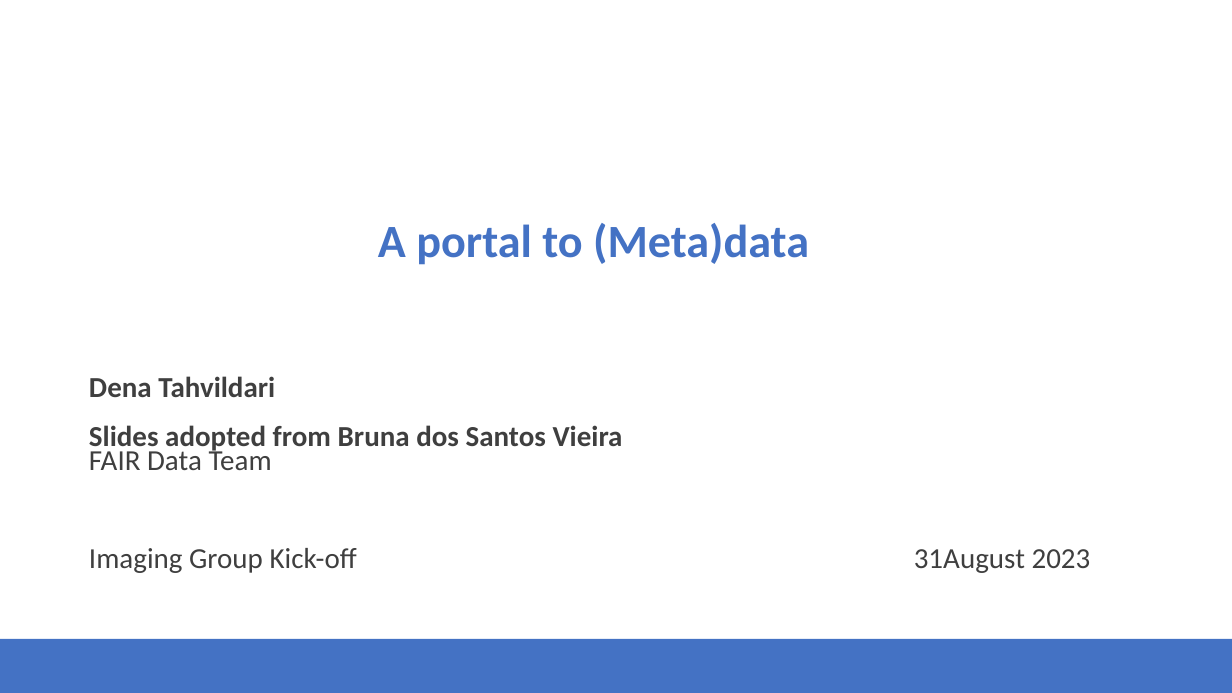
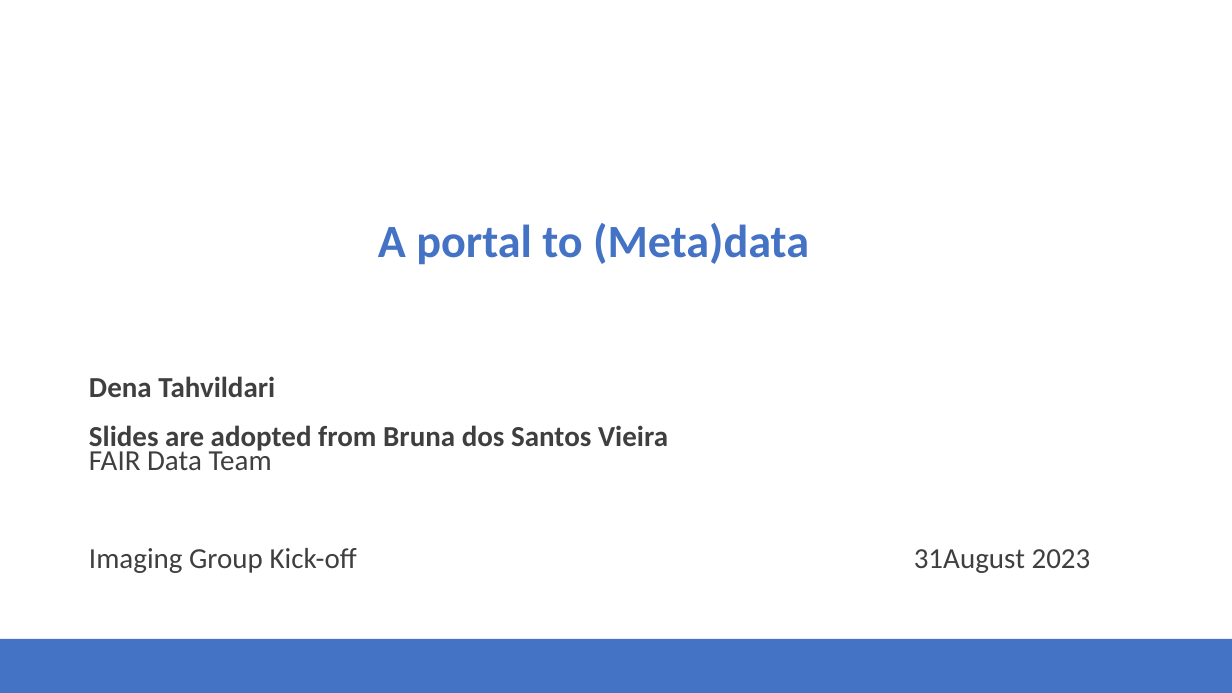
Before and after one commit to Health-RI/health-ri-metadata, a slide deck: slide 1 of Presentations/31082023HRI_Metadata_Schema_ImagingGroup_KickOff.pptx. Drawn at 1232x693 pixels with LibreOffice and Linux fonts; fonts in the diff are those of the drawing; background and template pictures are left out. Boxes give left, top, right and bottom in pixels: in the first picture for what was removed or moved away, otherwise in the second. Text is boxed around its words. In the diff, an @@ line names an element or a change of style, - is before the commit and + after.

```diff
--- a/Presentations/31082023HRI_Metadata_Schema_ImagingGroup_KickOff.pptx
+++ b/Presentations/31082023HRI_Metadata_Schema_ImagingGroup_KickOff.pptx
@@ text at [89,425,668,453]: text changed @@
-Slides adopted from Bruna dos Santos Vieira
+Slides are adopted from Bruna dos Santos Vieira
```
Also in this commit, not shown: 4 other slides changed, 7 other files.
